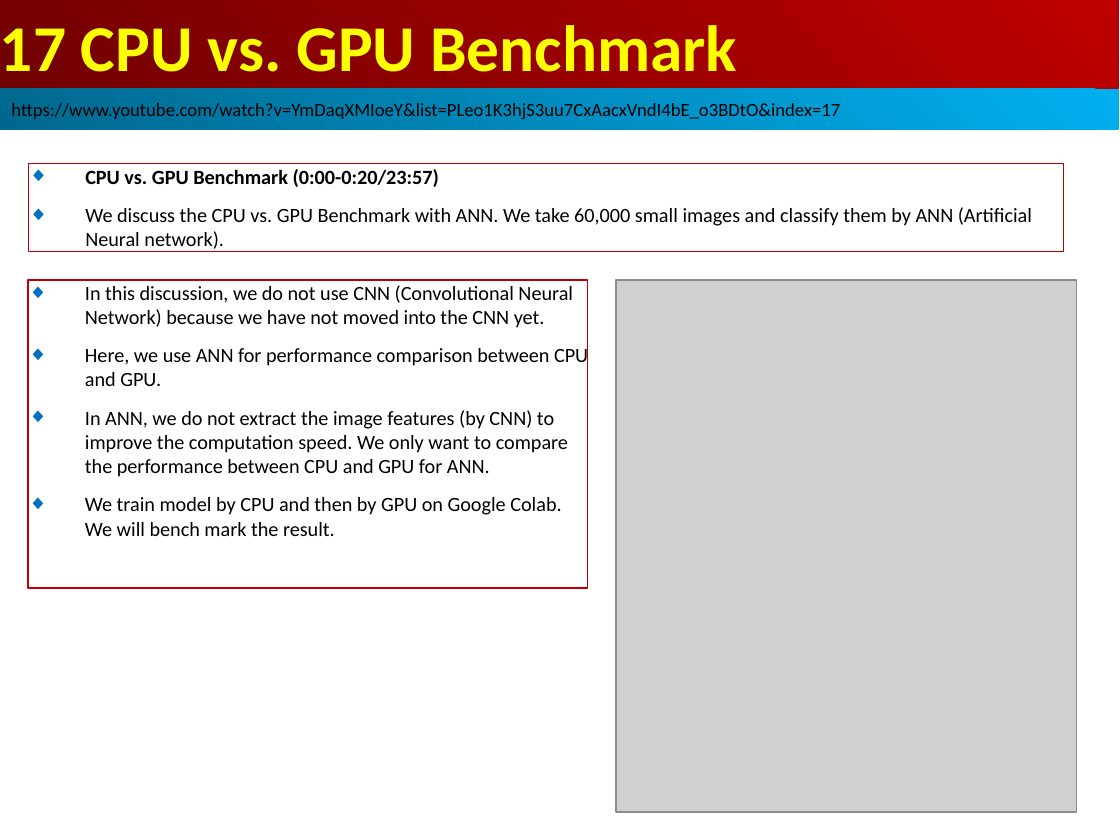
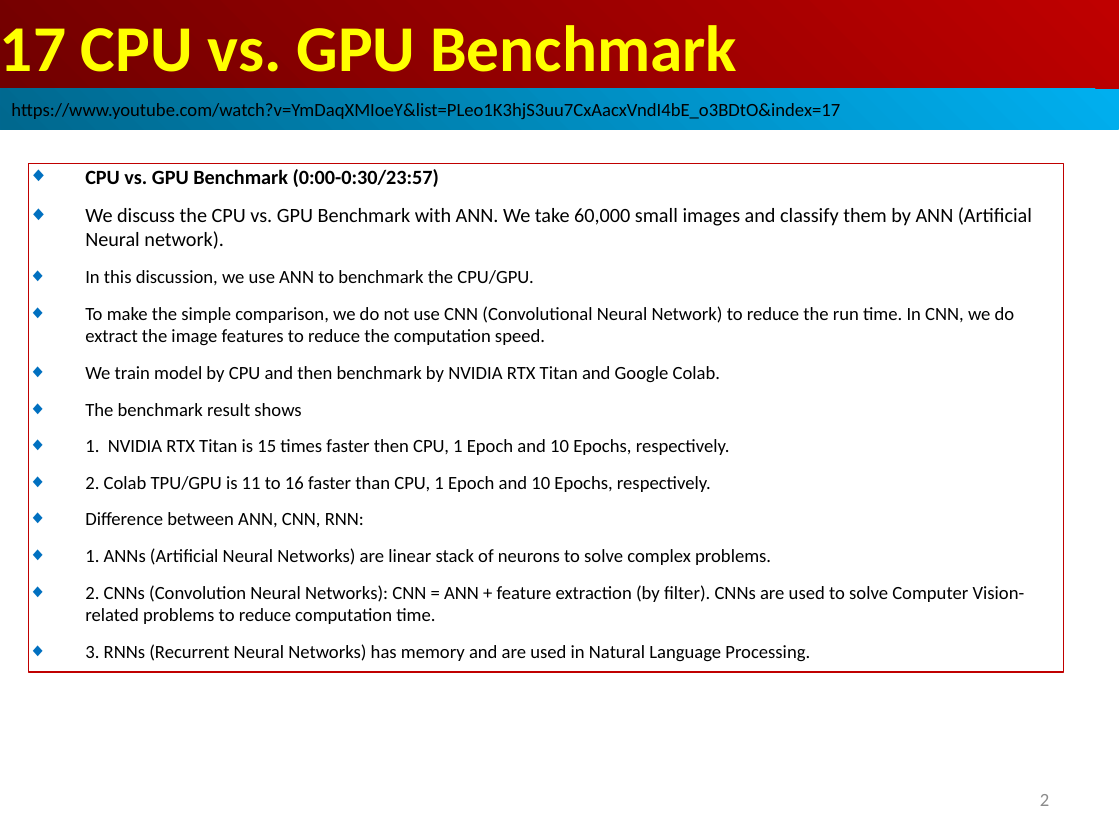
Before and after one commit to peterhchen/AIU_CS512_DL, a slide deck: slide 2 of 000_Lecture_Project/week07/01_Lecture/17_BM.ppt. Drawn at 1120x840 pixels with LibreOffice and Linux fonts; fonts in the diff are those of the drawing; grey boxes stand for pictures. Boxes give left, top, right and bottom in pixels: in the first picture for what was removed or moved away, otherwise in the second. Text is boxed around its words. In the diff, an @@ line names an element or a change of style, - is before the commit and + after.

```diff
--- a/000_Lecture_Project/week07/01_Lecture/17_BM.ppt
+++ b/000_Lecture_Project/week07/01_Lecture/17_BM.ppt
@@ rectangle removed at <box>28,164,1063,252</box> @@
-◆ CPU vs. GPU Benchmark (0:00-0:20/23:57)
-◆ We discuss the CPU vs. GPU Benchmark with ANN. We take 60,000 small images and classify them by ANN (Artificial Neural network).
@@ rectangle added at <box>28,164,1063,672</box>, outline #C00000 0.74 pt, 12 pt, text #000000 @@
+◆ CPU vs. GPU Benchmark (0:00-0:30/23:57)
+◆ We discuss the CPU vs. GPU Benchmark with ANN. We take 60,000 small images and classify them by ANN (Artificial Neural network).
+◆ In this discussion, we use ANN to benchmark the CPU/GPU.
+◆ To make the simple comparison, we do not use CNN (Convolutional Neural Network) to reduce the run time. In CNN, we do extract the image features to reduce the computation speed.
+◆ We train model by CPU and then benchmark by NVIDIA RTX Titan and Google Colab.
+◆ The benchmark result shows
+◆ 1. NVIDIA RTX Titan is 15 times faster then CPU, 1 Epoch and 10 Epochs, respectively.
+◆ 2. Colab TPU/GPU is 11 to 16 faster than CPU, 1 Epoch and 10 Epochs, respectively.
+◆ Difference between ANN, CNN, RNN:
+◆ 1. ANNs (Artificial Neural Networks) are linear stack of neurons to solve complex problems.
+◆ 2. CNNs (Convolution Neural Networks): CNN = ANN + feature extraction (by filter). CNNs are used to solve Computer Vision-related problems to reduce computation time.
+◆ 3. RNNs (Recurrent Neural Networks) has memory and are used in Natural Language Processing.
@@ rectangle removed at <box>28,280,588,588</box> @@
-◆ In this discussion, we do not use CNN (Convolutional Neural Network) because we have not moved into the CNN yet.
-◆ Here, we use ANN for performance comparison between CPU and GPU.
-◆ In ANN, we do not extract the image features (by CNN) to improve the computation speed. We only want to compare the performance between CPU and GPU for ANN.
-◆ We train model by CPU and then by GPU on Google Colab. We will bench mark the result.
@@ picture removed at <box>616,280,1076,812</box> @@
@@ page number rewrapped from <box>1040,811,1049,812</box> to <box>1040,794,1049,806</box> @@
```
Also in this commit, not shown: 1 other slide changed, 1 slide added, 1 slide removed.
